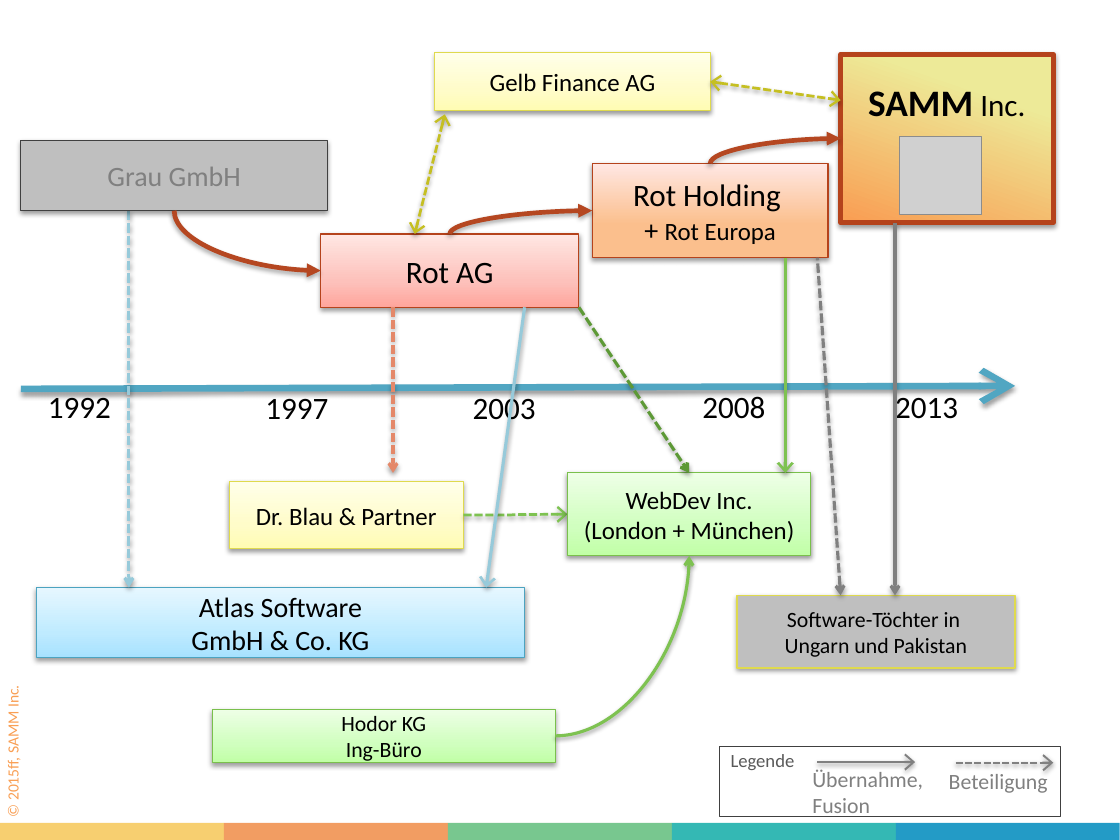
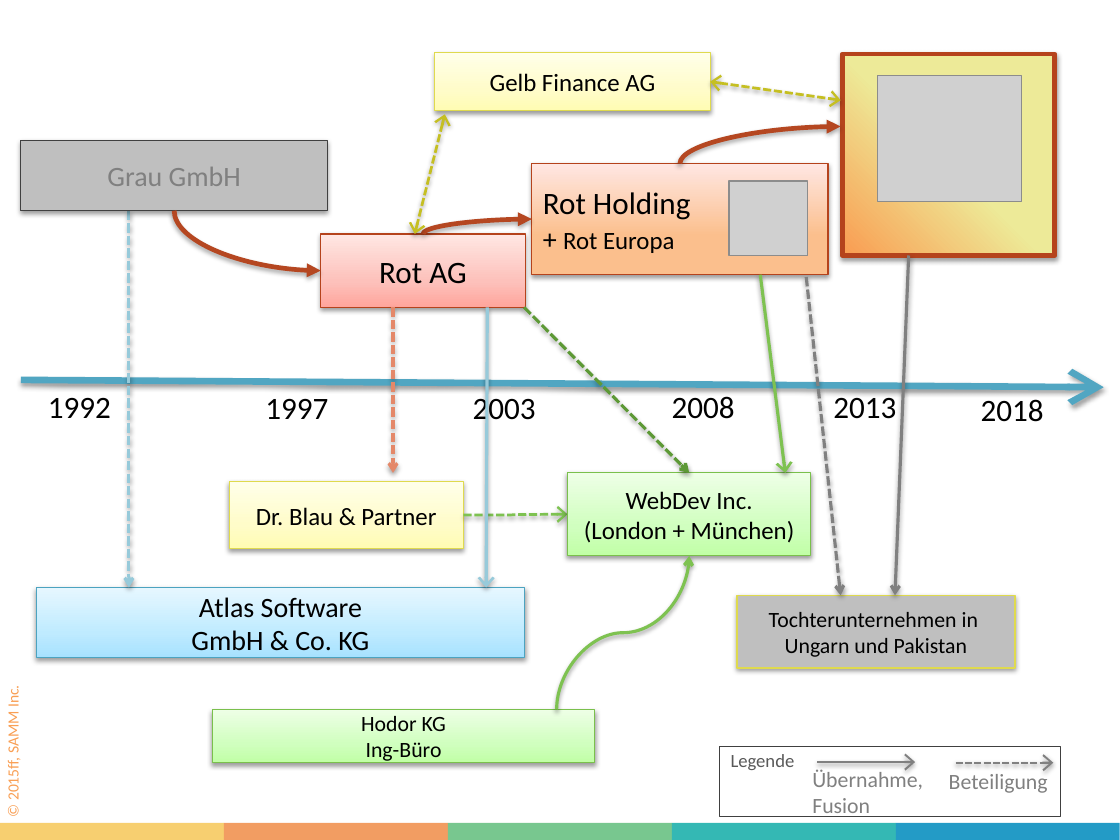
Before and after one commit to aim42/venom-example, a slide deck: slide 1 of graphics/samm-business-history.pptx. Drawn at 1120x840 pixels with LibreOffice and Linux fonts; fonts in the diff are those of the drawing; grey boxes stand for pictures. Boxes give left, top, right and bottom in pixels: in the first picture for what was removed or moved away, otherwise in the second. Text is boxed around its words. In the diff, an @@ line names an element or a change of style, - is before the commit and + after.

```diff
--- a/graphics/samm-business-history.pptx
+++ b/graphics/samm-business-history.pptx
@@ rectangle: place and size @@
-rectangle at box(841, 54, 1054, 223)
+rectangle at box(842, 54, 1055, 255)
@@ picture added at box(878, 75, 1021, 202) @@
@@ text in rectangle at box(868, 91, 1025, 117): text removed @@
-SAMM Inc.
@@ curved arrow moved from (710, 164) - (841, 139) to (680, 164) - (841, 127) @@
@@ rectangle "Rot Holding + Rot Europa": place and size @@
-rectangle "Rot Holding + Rot Europa" at box(592, 164, 829, 258)
+rectangle "Rot Holding + Rot Europa" at box(532, 164, 828, 274)
@@ rectangle "Rot Holding + Rot Europa" at box(532, 164, 828, 274): alignment centre to left @@
@@ picture: place and size @@
-picture at box(899, 137, 981, 215)
+picture at box(729, 181, 808, 256)
@@ rectangle "Rot AG": place and size @@
-rectangle "Rot AG" at box(320, 234, 578, 307)
+rectangle "Rot AG" at box(320, 234, 525, 307)
@@ curved arrow moved from (450, 234) - (592, 211) to (423, 234) - (532, 220) @@
@@ arrow moved from (895, 596) - (895, 223) to (895, 596) - (908, 255) @@
@@ arrow moved from (785, 258) - (785, 473) to (760, 274) - (785, 473) @@
@@ arrow moved from (841, 596) - (818, 258) to (841, 596) - (806, 277) @@
@@ arrow moved from (524, 307) - (486, 588) to (487, 307) - (486, 588) @@
@@ arrow moved from (579, 307) - (689, 473) to (524, 307) - (689, 473) @@
@@ arrow moved from (21, 389) - (1015, 386) to (21, 380) - (1104, 388) @@
@@ text "2008" rewrapped from box(702, 392, 765, 419) to box(672, 396, 735, 419) @@
@@ text "2013" rewrapped from box(895, 392, 958, 426) to box(833, 392, 896, 419) @@
@@ text added at box(981, 399, 1044, 422), 20 pt, text #000000 @@
+2018
@@ curved arrow moved from (556, 736) - (689, 556) to (557, 709) - (689, 556) @@
@@ text in rectangle at box(769, 612, 978, 657): text changed @@
-Software-Töchter in
-Ungarn und Pakistan
+Tochterunternehmen in
+Ungarn und Pakistan
@@ rectangle "Hodor KG Ing-Büro": place and size @@
-rectangle "Hodor KG Ing-Büro" at box(213, 709, 556, 762)
+rectangle "Hodor KG Ing-Büro" at box(213, 709, 595, 762)
```
Also in this commit, not shown: 13 other files.
